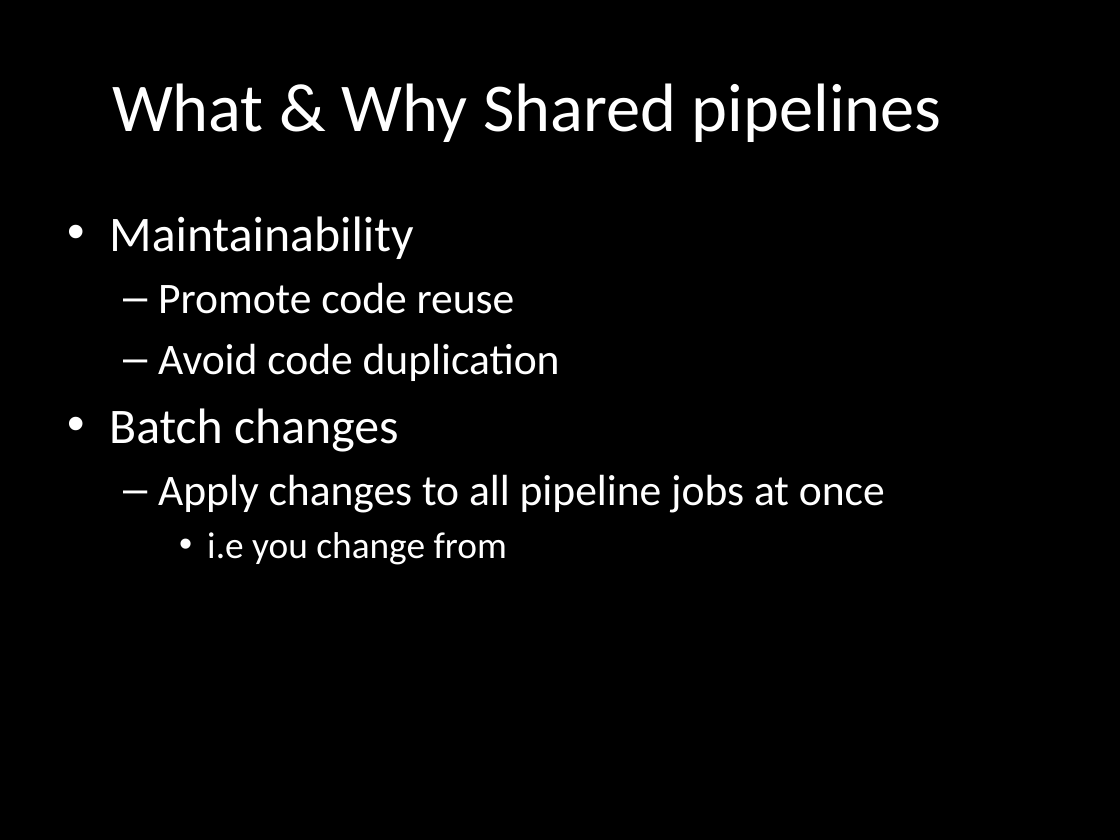
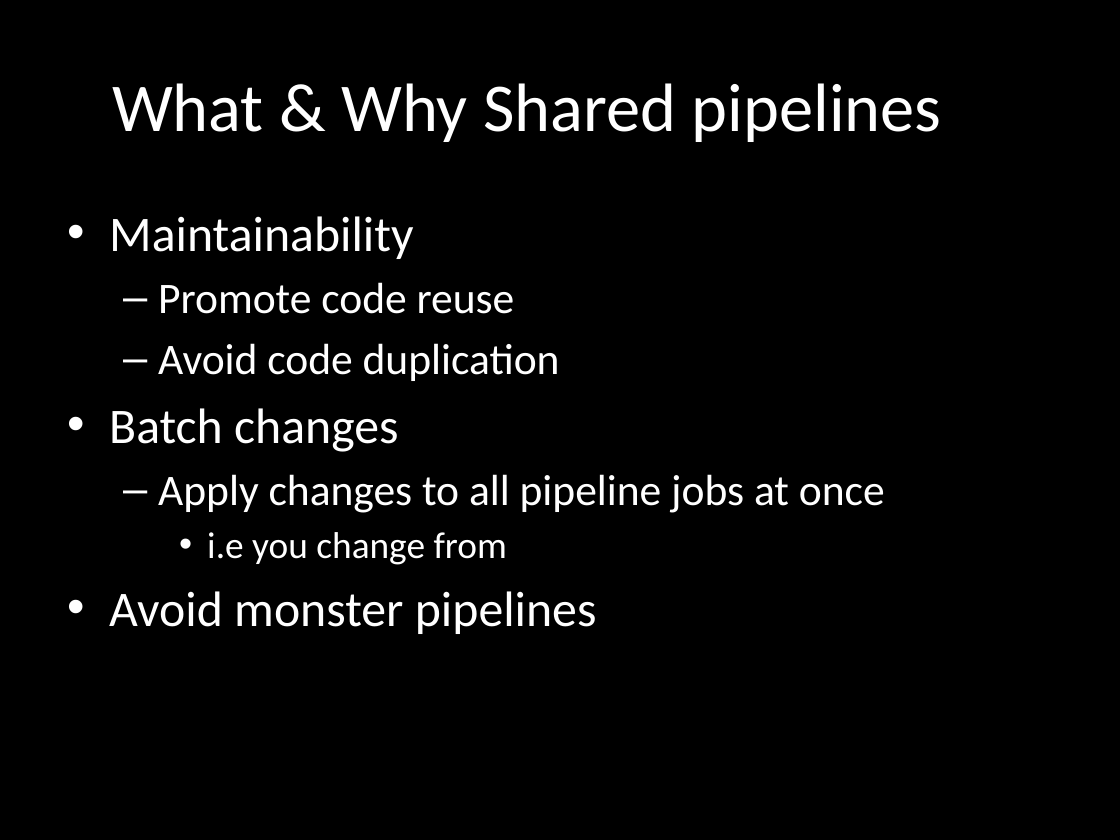
Before and after one commit to AnimalLogic/jenkins_pipeline, a slide deck: slide 2 of SharedPipelinePresentation.pptx. Drawn at 1120x840 pixels with LibreOffice and Linux fonts; fonts in the diff are those of the drawing. Boxes give left, top, right and bottom in pixels: in the first picture for what was removed or moved away, otherwise in the second. Text is boxed around its words. In the diff, an @@ line names an element or a change of style, - is before the commit and + after.

Commit message:
Add slides to presentation

```diff
--- a/SharedPipelinePresentation.pptx
+++ b/SharedPipelinePresentation.pptx
@@ text at bbox=[109, 591, 597, 634]: paragraph added @@
+• Avoid monster pipelines
```
Also in this commit, not shown: 1 other slide changed, 8 slides added.
